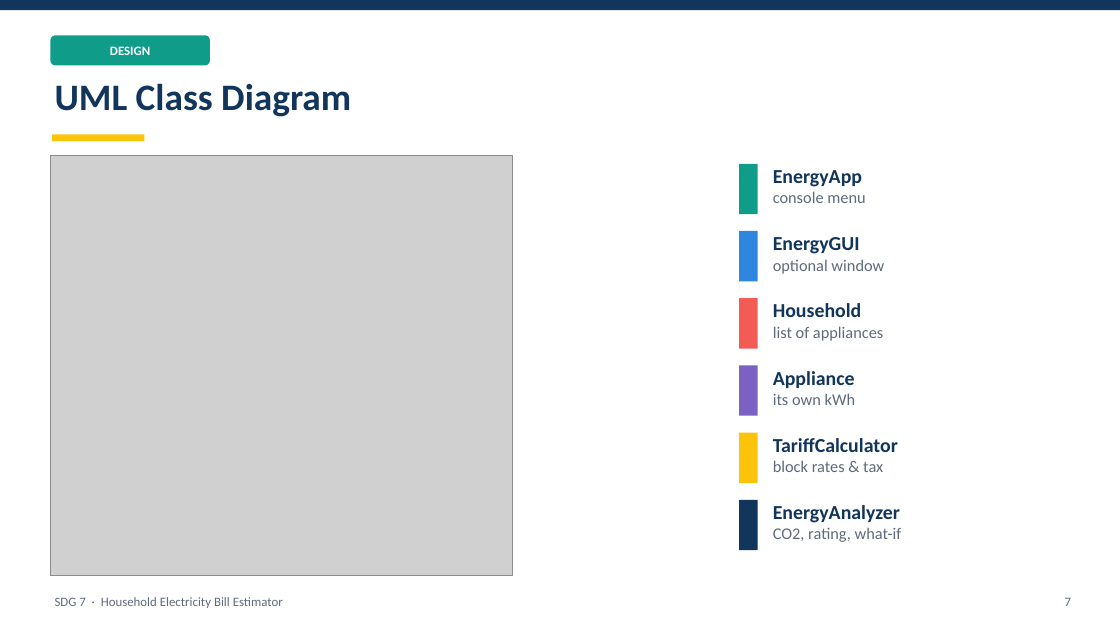
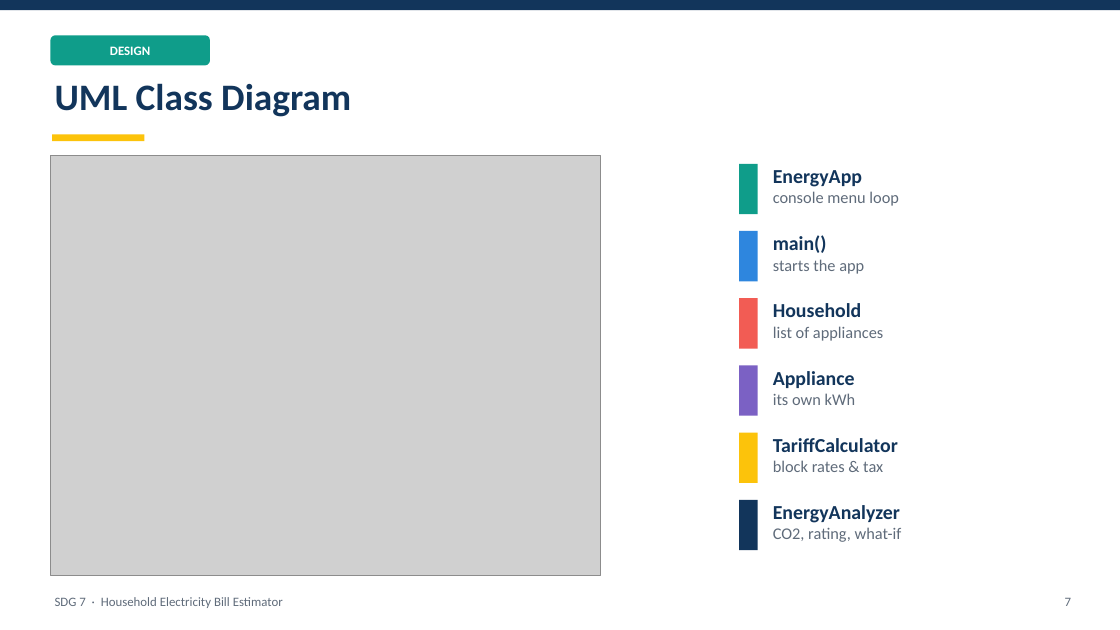
Before and after one commit to mh9d/ELT, a slide deck: slide 7 of docs/Slides_SDG7_Electricity_Bill_Estimator.pptx. Drawn at 1120x630 pixels with LibreOffice and Linux fonts; fonts in the diff are those of the drawing; grey boxes stand for pictures. Boxes give left, top, right and bottom in pixels: in the first picture for what was removed or moved away, otherwise in the second. Text is boxed around its words. In the diff, an @@ line names an element or a change of style, - is before the commit and + after.

Commit message:
Remove window UI and document every feature
- Remove the Tkinter window version and all references to it
- Add 17 screenshots covering every menu option, error case and the unit tests
- Report: new feature-by-feature walkthrough referencing each screenshot
- Slides: walkthrough slides replace the window slide

```diff
--- a/docs/Slides_SDG7_Electricity_Bill_Estimator.pptx
+++ b/docs/Slides_SDG7_Electricity_Bill_Estimator.pptx
@@ picture resized from (x1=50, y1=155, x2=513, y2=576) to (x1=50, y1=155, x2=601, y2=576) @@
@@ text at (x1=773, y1=191, x2=899, y2=206): text changed @@
-console menu
+console menu loop
@@ text at (x1=773, y1=235, x2=864, y2=274): text changed @@
-EnergyGUI
-optional window
+main()
+starts the app
```
Also in this commit, not shown: 7 other slides changed, 3 slides added, 1 slide removed, 31 other files.
